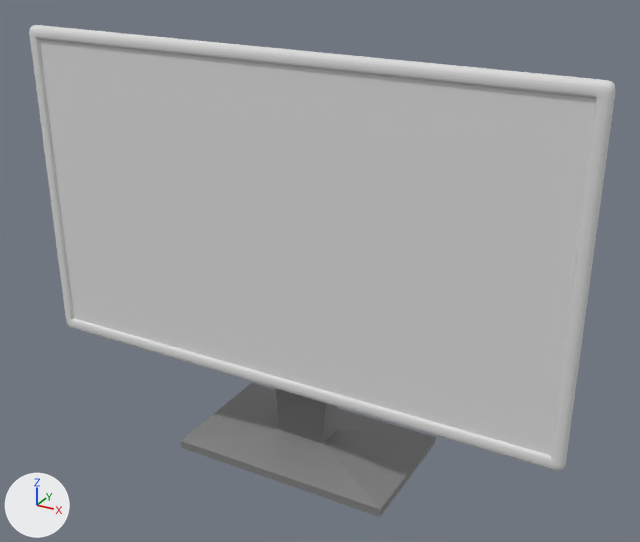
The FBX model Models/Office/Moniter/monitor.FBX, before and after one commit.
Rendered twice from a 50 mm camera at (6.0, -9.95, 5.54) aimed at (0.19, 0.62, 0.25). Lighting does not change. The marker at lower left points along +X, +Y and +Z.

In view in the first picture: 'monitor_Cube'.
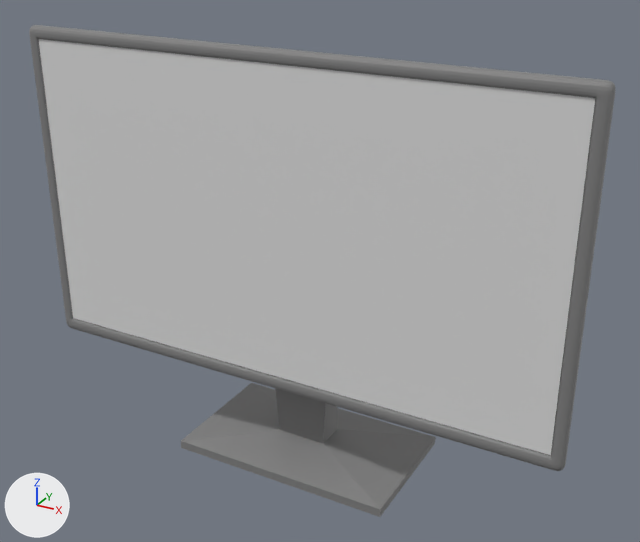
Commit message: updated monitor folder

Where the change shows, as pixel boxes (x1, y1, x2, y2) in the pictures (640 x 542 px):
part 1 of me_monitor_cube, added
    after: (39, 39, 595, 455)
part 2 of me_monitor_cube, recoloured
    both: (29, 25, 615, 471)

The change, as a list of edits to the scene's bpy script:
```text
Change me_monitor_cube:
    used by ob_monitor_cube; location = (0.0, 0.0, 0.0)
    verts and faces of me_monitor_cube; kept vertices keep their numbers, new ones are numbered from 2230
    remove me_monitor_cube.from_pydata(...)  # 2230 vertices, 4452 faces; spans x -4.22..4.22, y -0.47..1.62, z -2.88..3.61
    add me_monitor_cube.from_pydata(...)  # 2234 vertices, 4453 faces; spans x -4.22..4.22, y -0.47..1.62, z -2.88..3.61
    me_monitor_cube part 1
    add verts[2230] = (-4.05, -0.28, -1.15)  # pixel (72, 317)
    add verts[2231] = (4.03, -0.28, -1.15)  # pixel (550, 455)
    add verts[2232] = (-4.05, -0.28, 3.52)
    add verts[2233] = (4.03, -0.28, 3.52)
    add faces += [(2230, 2231, 2233, 2232)]  # mat_monitor_screen (its picture is missing)
    me_monitor_cube part 2: 4416 faces spanning x -4.22..4.22, y -0.32..-0.12, z -1.38..3.61 switch from mat_monitor_screen (its picture is missing) to mat_moniter_base_color (grey #808080)
```
